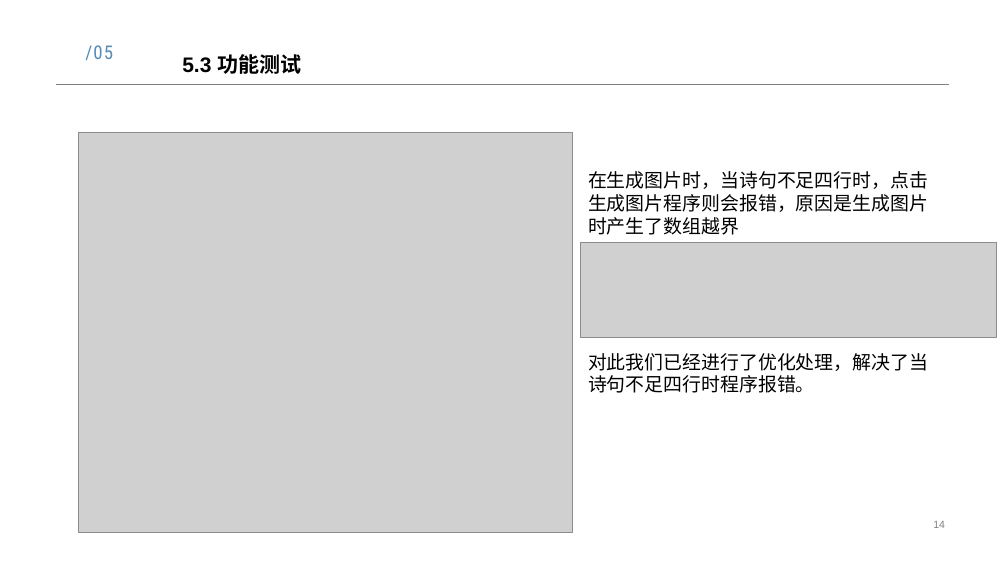
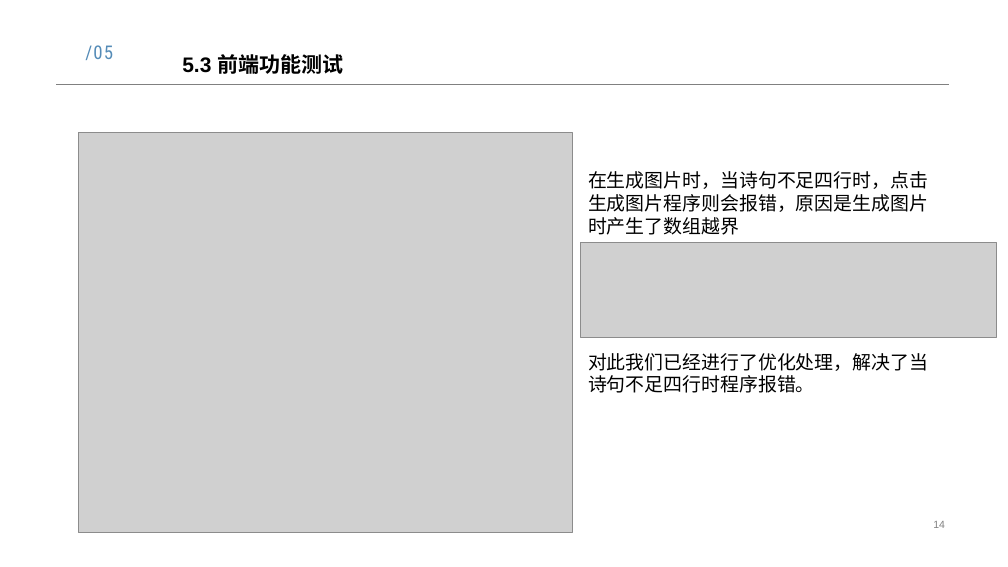
Before and after one commit to poetryexec/poetry, a slide deck: slide 14 of RelationDocuments/8组_唐诗生成系统的设计与实现.pptx. Drawn at 1008x567 pixels with LibreOffice and Linux fonts; fonts in the diff are those of the drawing; grey boxes stand for pictures. Boxes give left, top, right and bottom in pixels: in the first picture for what was removed or moved away, otherwise in the second. Text is boxed around its words. In the diff, an @@ line names an element or a change of style, - is before the commit and + after.

```diff
--- a/RelationDocuments/8组_唐诗生成系统的设计与实现.pptx
+++ b/RelationDocuments/8组_唐诗生成系统的设计与实现.pptx
@@ text at bbox=[182, 54, 343, 74]: text changed @@
-5.3 功能测试
+5.3 前端功能测试
```
Also in this commit, not shown: 1 other slide changed, 2 slides added, 1 slide removed, 1 other file.
